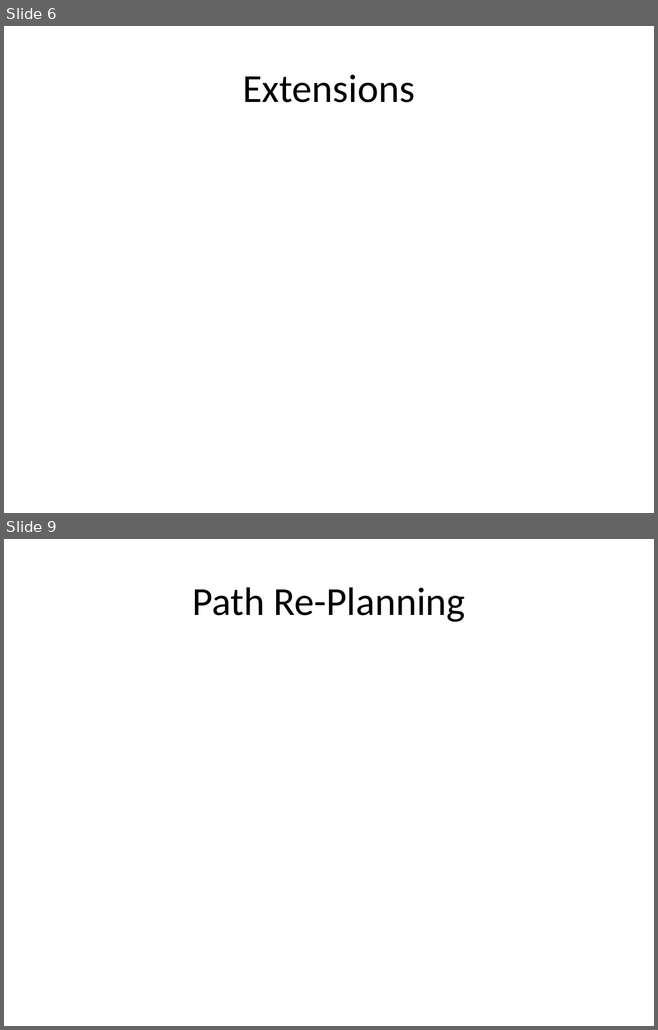
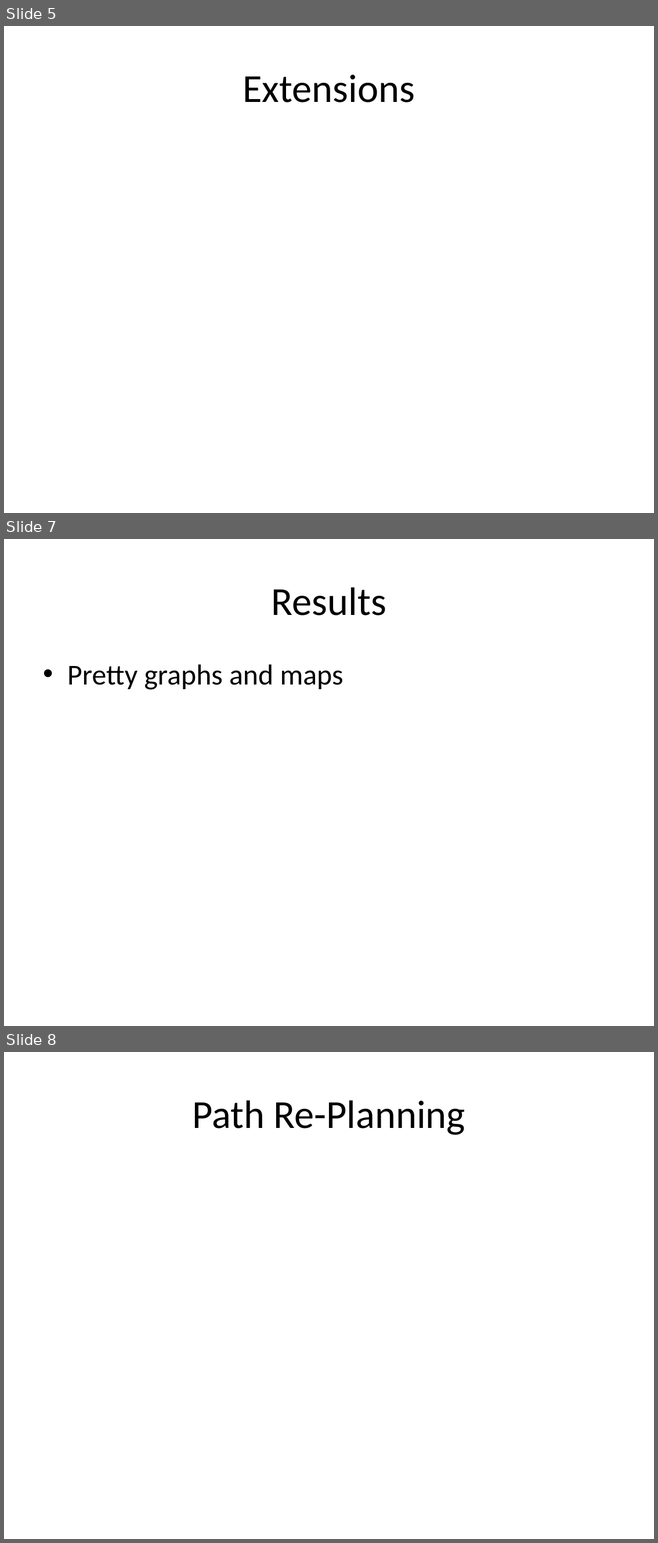
Before and after one commit to yulinzhang/vlerrt, a slide deck: docs/presentation/presentation.pptx. Shown one above the other, each under a label of ours: slides 6 and 9 before the commit, slides 5, 7 and 8 after it; the slides between them are not shown. The pictures are 658x1030 and 658x1543 pixels, drawn with LibreOffice and Linux fonts; fonts in the diff are those of the drawing. Boxes give left, top, right and bottom in pixels: in the first picture for what was removed or moved away, otherwise in the second. Text is boxed around its words. In the diff, an @@ line names an element or a change of style, - is before the commit and + after.

```diff
--- a/docs/presentation/presentation.pptx
+++ b/docs/presentation/presentation.pptx
@@ slide 7 added at box(4, 539, 654, 1026), background #FFFFFF @@
@@ title added at box(271, 587, 386, 616), 44 pt, text #000000 @@
+Results
@@ text added at box(67, 664, 343, 690), 32 pt, text #000000 @@
+• Pretty graphs and maps
@@ what was slide 6 is now slide 5 @@
@@ what was slide 9 is now slide 8 @@
```
Also in this commit, not shown: 1 slide changed, 1 other slide added, 3 slides removed.
